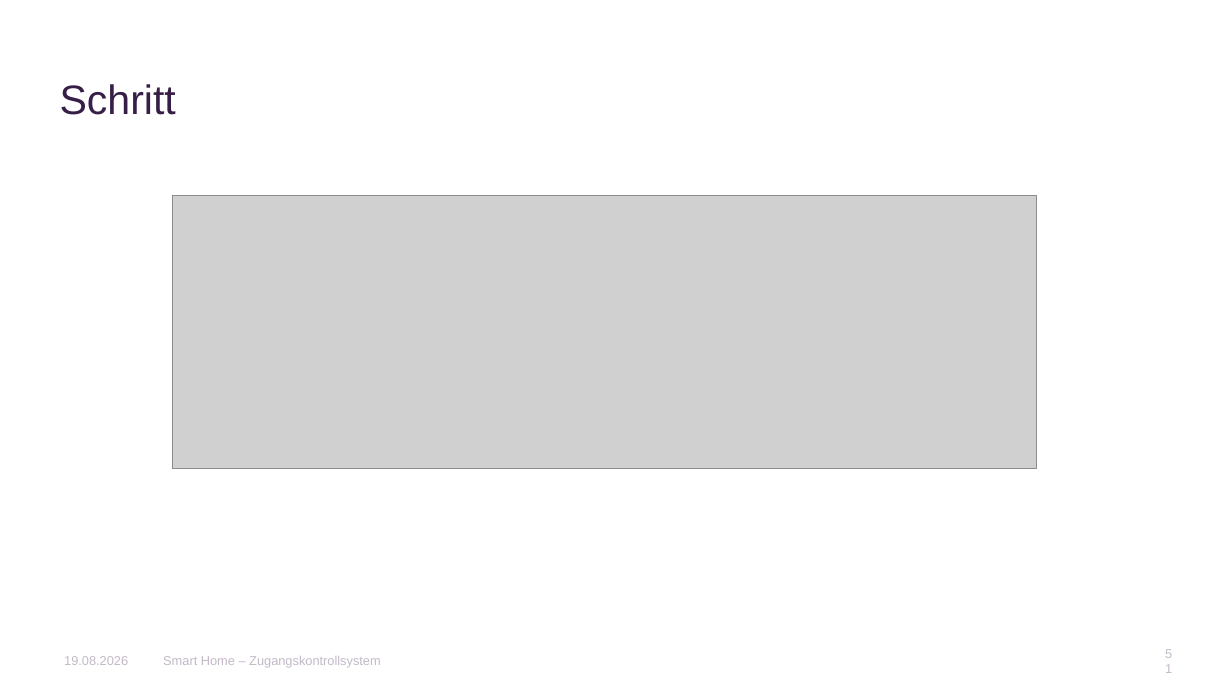
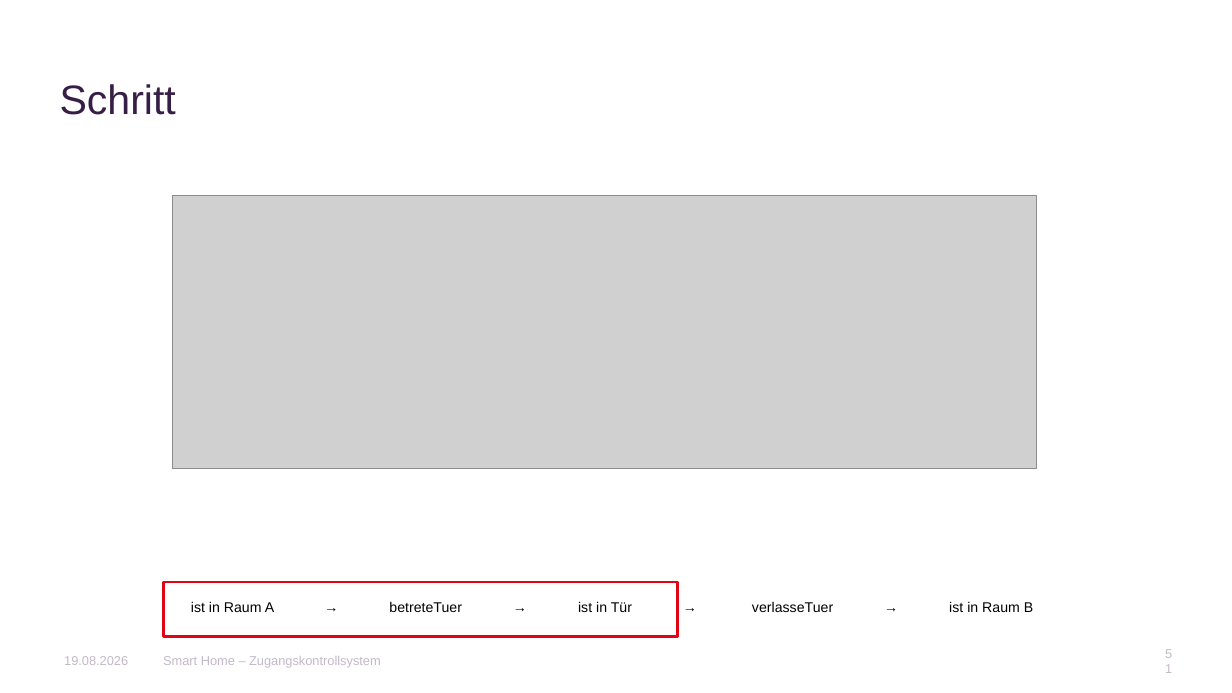
Before and after one commit to AnnaLiviaMartin/rs-smart-home, a slide deck: slide 51 of presentation/Smart_Home_Zugangskontrollsystem.pptx. Drawn at 1232x693 pixels with LibreOffice and Linux fonts; fonts in the diff are those of the drawing; grey boxes stand for pictures; background and template pictures are left out. Boxes give left, top, right and bottom in pixels: in the first picture for what was removed or moved away, otherwise in the second. Text is boxed around its words. In the diff, an @@ line names an element or a change of style, - is before the commit and + after.

```diff
--- a/presentation/Smart_Home_Zugangskontrollsystem.pptx
+++ b/presentation/Smart_Home_Zugangskontrollsystem.pptx
@@ rectangle added at (164, 582, 678, 637), outline #E00514 2.3 pt @@
@@ text added at (191, 601, 1033, 612), 11 pt, text #000000 @@
+ist in Raum A → betreteTuer → ist in Tür → verlasseTuer → ist in Raum B
```
Also in this commit, not shown: 13 other slides changed.
